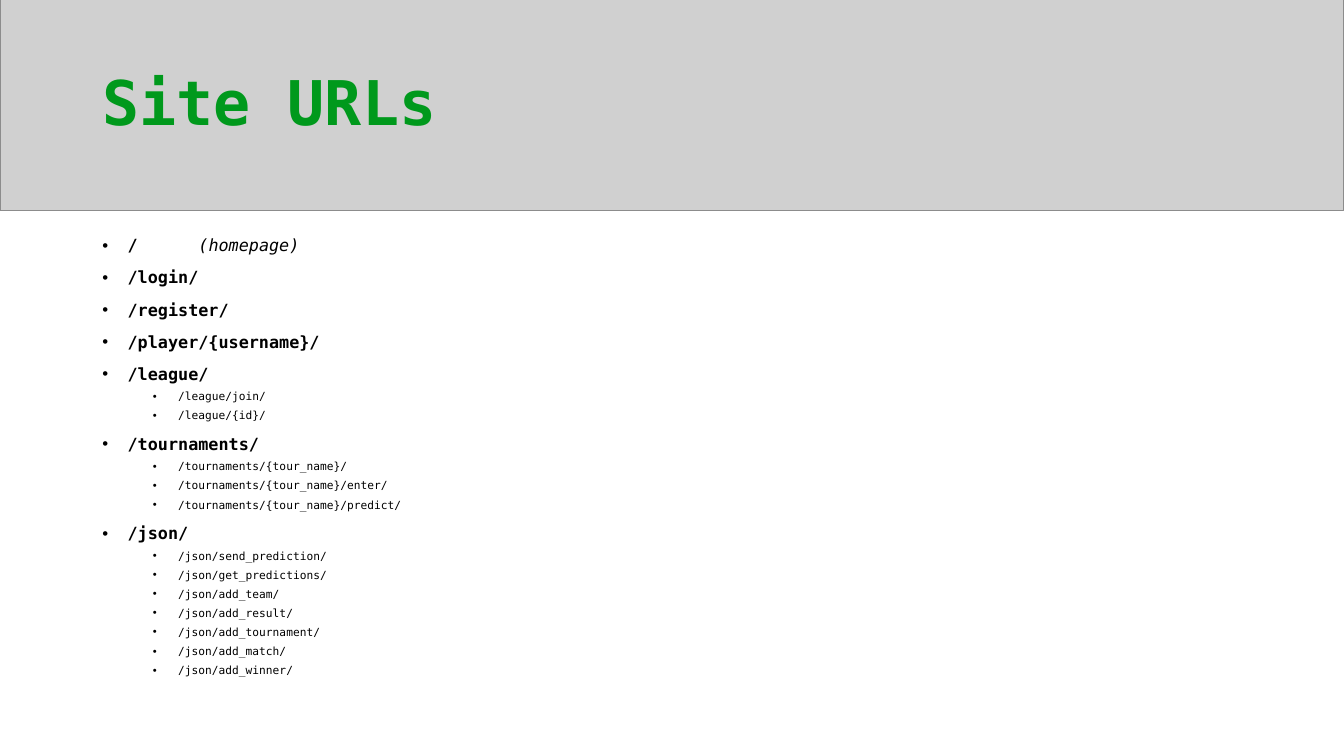
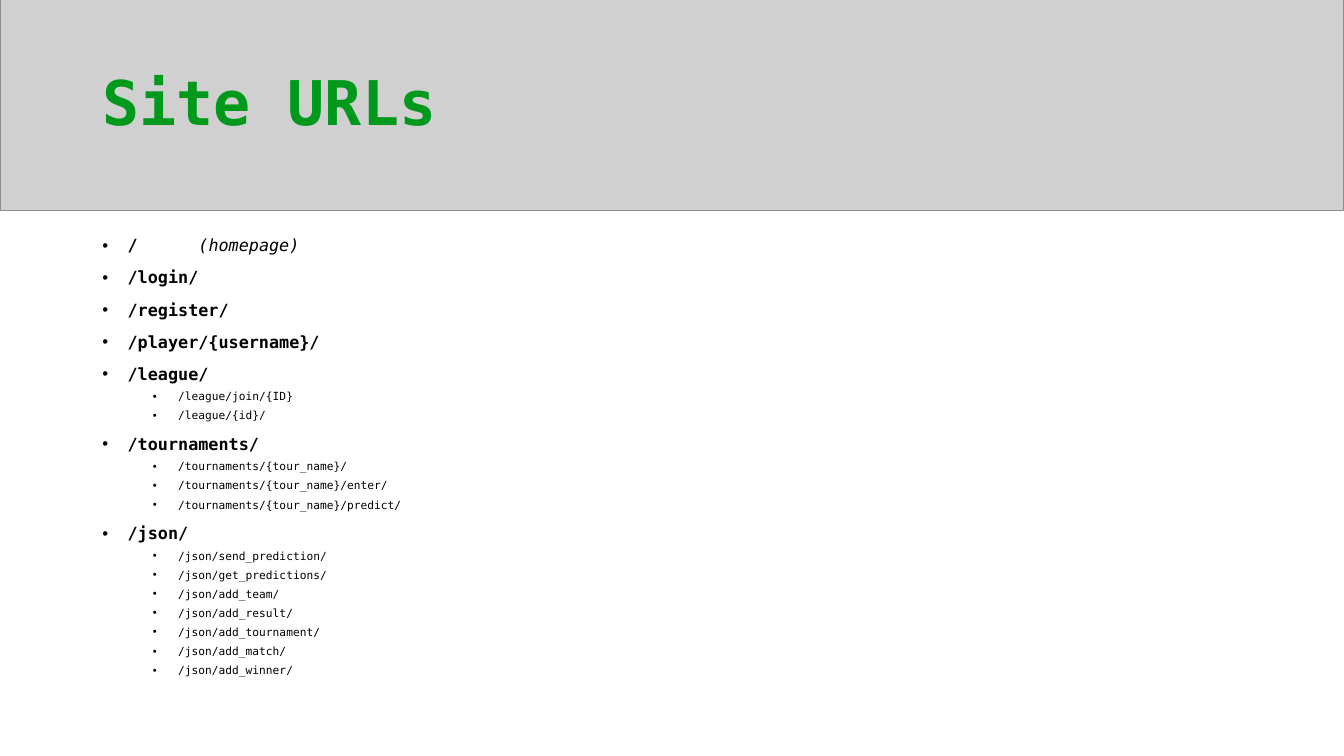
Before and after one commit to Adamanatite/football_forecast, a slide deck: slide 11 of Design.pptx. Drawn at 1344x756 pixels with LibreOffice and Linux fonts; fonts in the diff are those of the drawing; grey boxes stand for pictures. Boxes give left, top, right and bottom in pixels: in the first picture for what was removed or moved away, otherwise in the second. Text is boxed around its words. In the diff, an @@ line names an element or a change of style, - is before the commit and + after.

```diff
--- a/Design.pptx
+++ b/Design.pptx
@@ text at <box>178,391,293,403</box>: text changed @@
-  • /league/join/
+  • /league/join/{ID}
```
Also in this commit, not shown: 14 other files.
